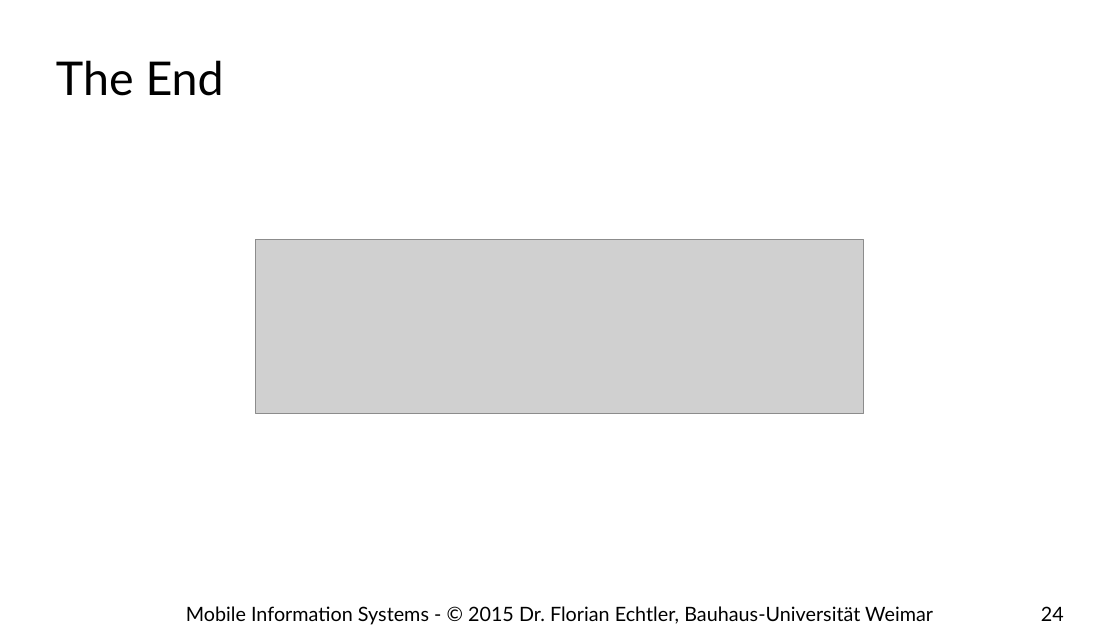
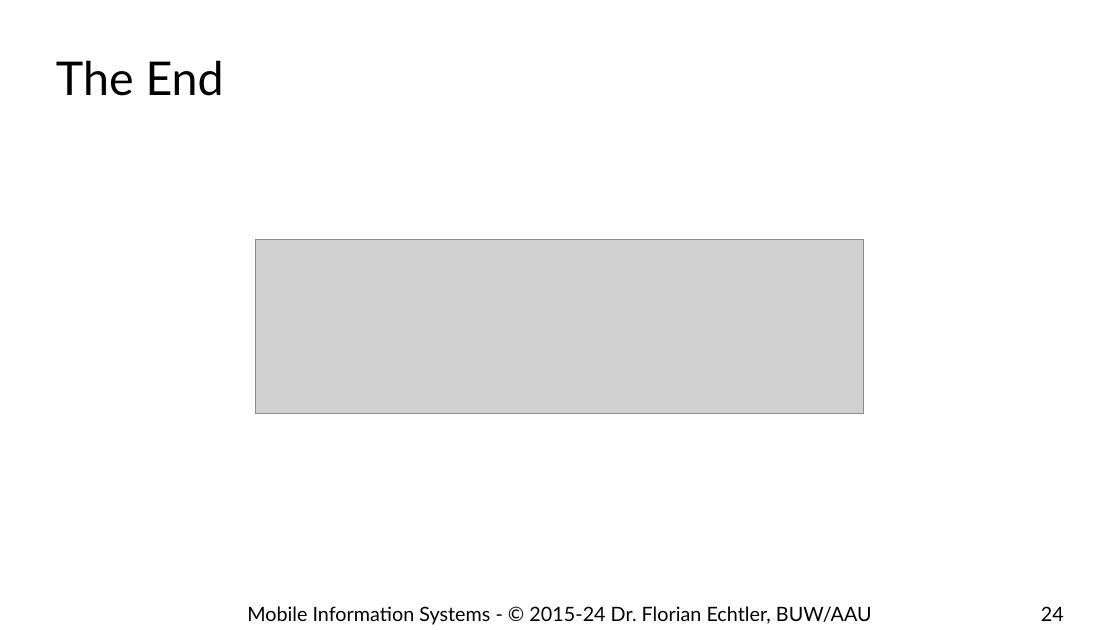
Before and after one commit to floe/mobile-information-systems, a slide deck: slide 24 of 06-context.odp. Drawn at 1120x630 pixels with LibreOffice and Linux fonts; fonts in the diff are those of the drawing; grey boxes stand for pictures; background and template pictures are left out. Boxes give left, top, right and bottom in pixels: in the first picture for what was removed or moved away, otherwise in the second. Text is boxed around its words. In the diff, an @@ line names an element or a change of style, - is before the commit and + after.

```diff
--- a/06-context.odp
+++ b/06-context.odp
@@ text at (247, 606, 872, 625): text changed @@
-Mobile Information Systems - © 2015 Dr. Florian Echtler, Bauhaus-Universität Weimar
+Mobile Information Systems - © 2015-24 Dr. Florian Echtler, BUW/AAU
```
Also in this commit, not shown: 23 other slides changed, 1 other file.
